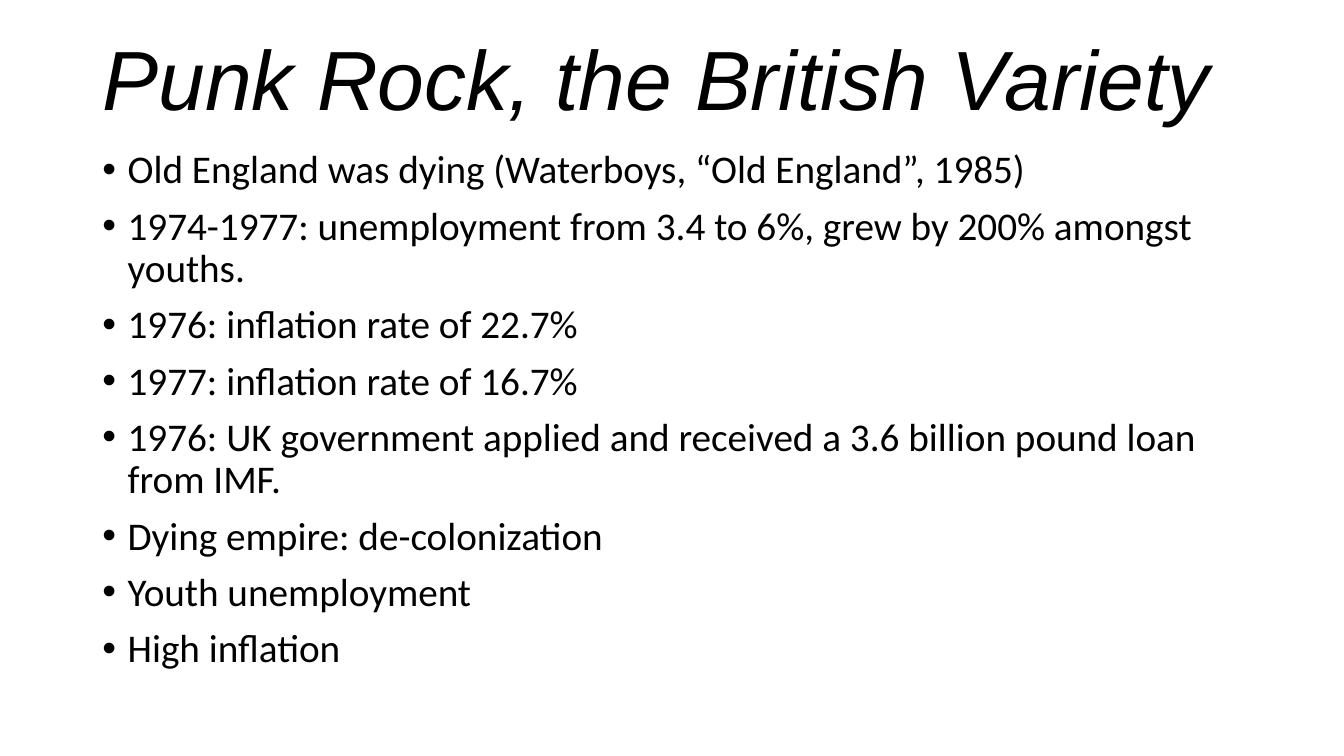
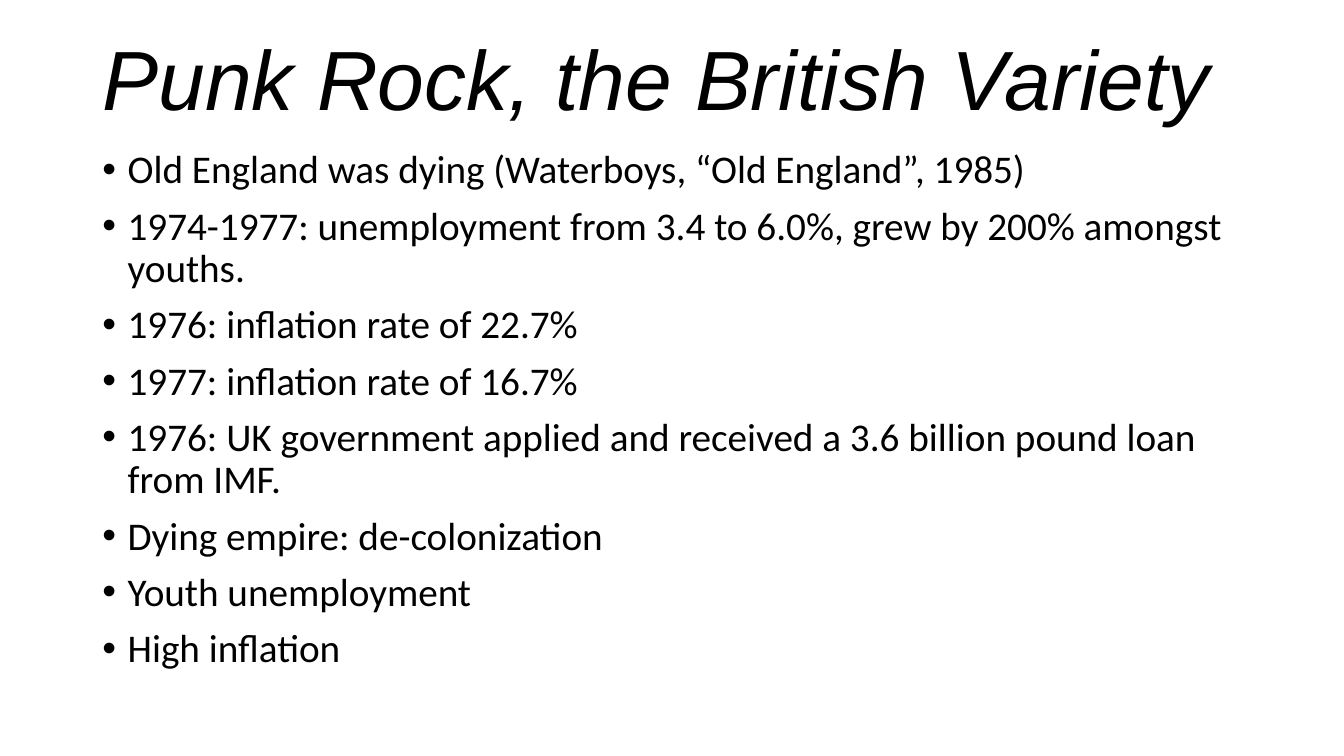
Before and after one commit to mrbaker1917/website, a slide deck: slide 10 of ASMU432/ppts/PunkRock.pptx (slide 9 before the commit). Drawn at 1344x756 pixels with LibreOffice and Linux fonts; fonts in the diff are those of the drawing; background and template pictures are left out. Boxes give left, top, right and bottom in pixels: in the first picture for what was removed or moved away, otherwise in the second. Text is boxed around its words. In the diff, an @@ line names an element or a change of style, - is before the commit and + after.

```diff
--- a/ASMU432/ppts/PunkRock.pptx
+++ b/ASMU432/ppts/PunkRock.pptx
@@ text at (128, 212, 1222, 289): text changed @@
-• 1974-1977: unemployment from 3.4 to 6%, grew by 200% amongst youths.
+• 1974-1977: unemployment from 3.4 to 6.0%, grew by 200% amongst youths.
```
Also in this commit, not shown: 2 other slides changed, 1 slide added, 30 other files.
